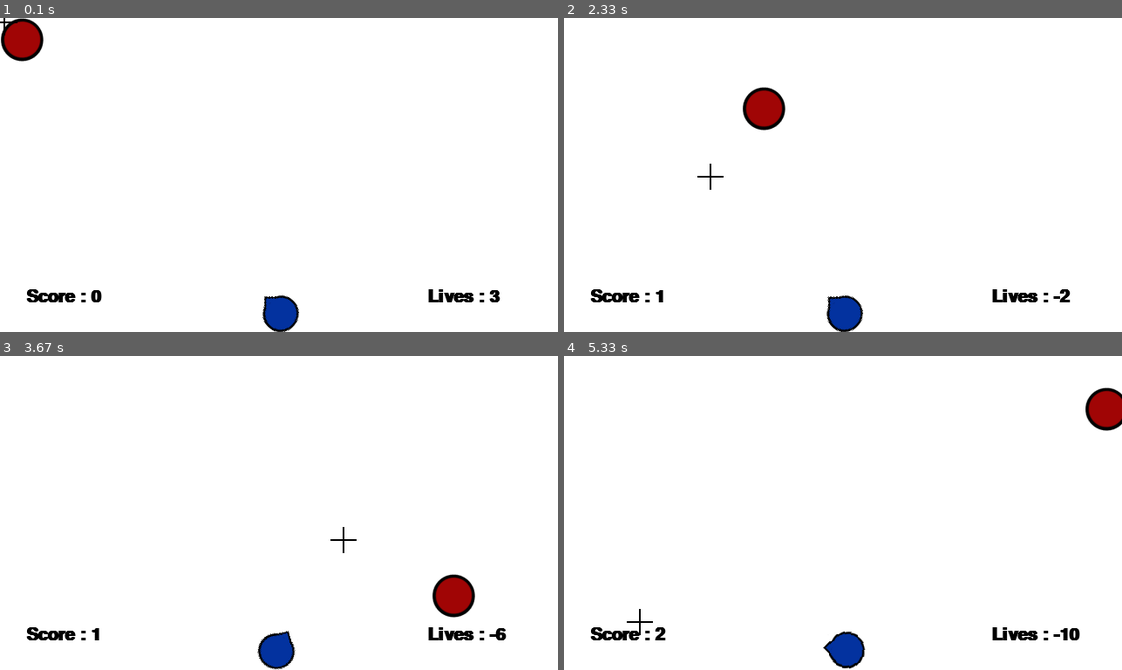
Above: before the commit, frames 1-4 (two rows, left to right).
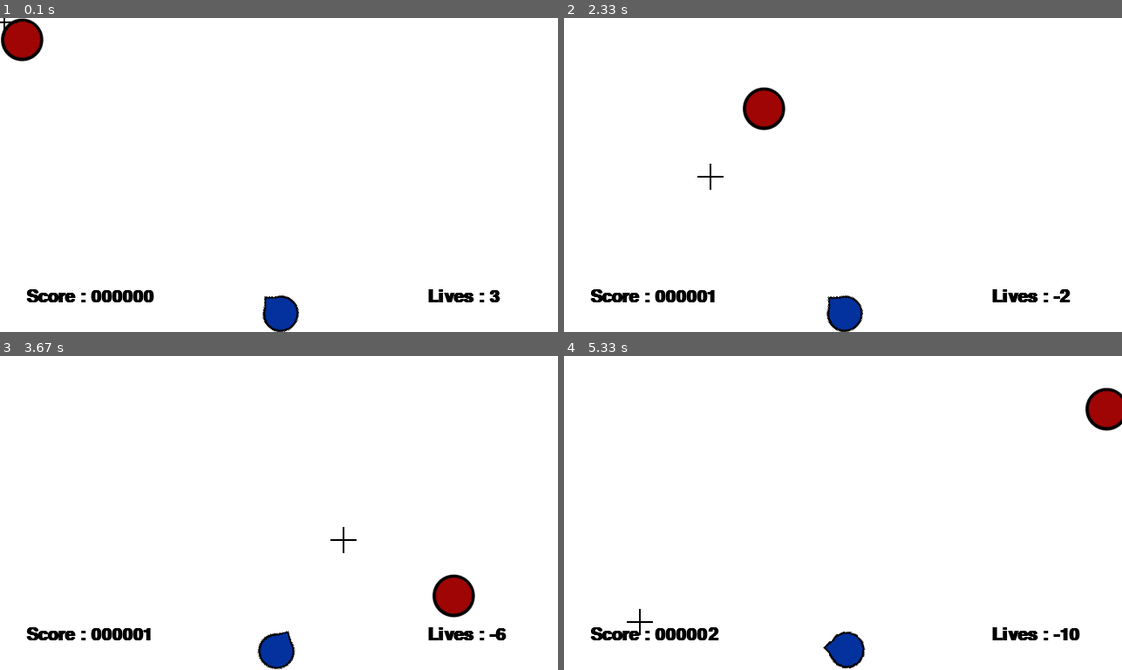
Above: after the commit, the same moments.

Repository: fanagiannis/DECK-COMMANDER
Game: pygame game, started from Game.py
Same seed, same stepped clock (60 frames per second), same inputs: the game is played once before the commit and once after it.
Inputs (mouse positions are in pixels of both pictures, inside the frame that each line leads up to):
- Up to frame 1 (0.1 s): no input
- Up to frame 2 (2.33 s): press the mouse at (586, 39) at 0.37 s; move the mouse to (625, 143) at 0.47 s; release the mouse at (670, 247) at 0.6 s; press the mouse at (909, 162) at 0.7 s; move the mouse to (820, 112) at 0.8 s; release the mouse at (731, 61) at 0.93 s; click (826, 159) at 1.05 s; press the mouse at (909, 162) at 1.37 s; move the mouse to (815, 218) at 1.47 s; release the mouse at (720, 275) at 1.6 s; press the mouse at (1082, 184) at 1.7 s; move the mouse to (859, 175) at 1.8 s; release the mouse at (636, 165) at 1.93 s; click (709, 178) at 2.05 s
- Up to frame 3 (3.67 s): press the mouse at (518, 522) at 2.37 s; move the mouse to (385, 456) at 2.47 s; release the mouse at (251, 393) at 2.6 s; click (228, 412) at 2.72 s; click (195, 447) at 3.05 s; press the mouse at (329, 522) at 3.37 s; move the mouse to (334, 531) at 3.47 s; release the mouse at (345, 541) at 3.6 s
- Up to frame 4 (5.33 s): click (664, 443) at 3.72 s; click (820, 472) at 4.05 s; press the mouse at (965, 462) at 4.37 s; move the mouse to (870, 509) at 4.47 s; release the mouse at (781, 556) at 4.6 s; press the mouse at (965, 462) at 4.7 s; move the mouse to (932, 547) at 4.8 s; release the mouse at (898, 629) at 4.93 s; press the mouse at (965, 462) at 5.03 s; move the mouse to (798, 541) at 5.13 s; release the mouse at (642, 622) at 5.27 s

The runs differ from the first frame. In frame 1, 0.3% of the frame differs, in the area x 18-28%, y 86-91%; in frame 2, 0.3%; in frame 3, 0.3%; in frame 4, 0.4%, in the area x 16-28%, y 86-91%.

Commit message:
GAME V0.0.4.10 FANCY SCORE PT1

Diff:
--- a/Game.py
+++ b/Game.py
@@ -155,7 +155,8 @@
     display_window.blit(ads.image,ads.rect) #Aim Spawn
     display_window.blit(P.image_rotated,P.rect_rotated) #PlayerSpawn
 
-    score_message_text= "Score : "+ str(P.score)
+    score_live="%06d" % P.score
+    score_message_text= "Score : "+ score_live #ADD ZEROES BEFORE SCORE
     lives_message_text= "Lives : "+ str(P.lives)
     message(score_message_text,color_black,score_message_pos)
     message(lives_message_text,color_black,lives_message_pos)
